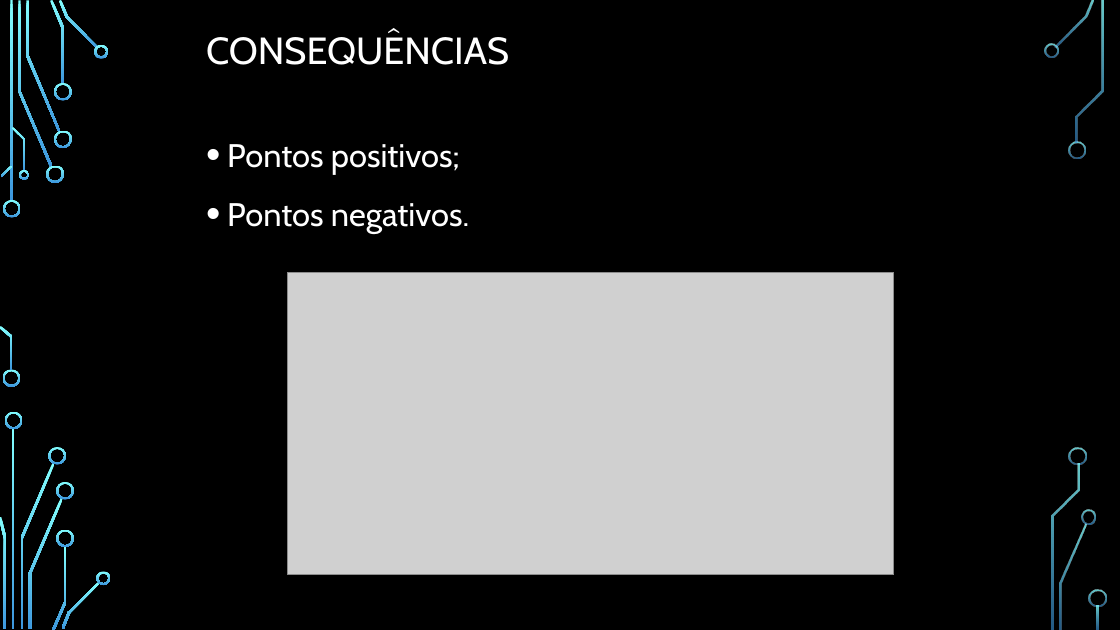
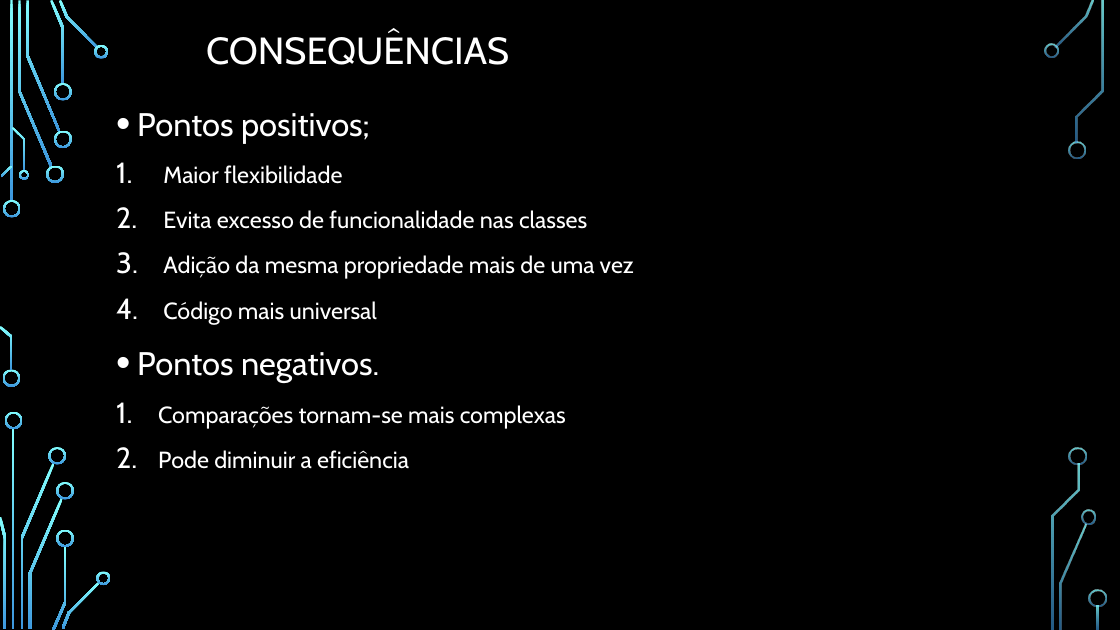
Before and after one commit to Danielccosta63/decorator-p3, a slide deck: slide 14 of Padrão de Projeto.pptx. Drawn at 1120x630 pixels with LibreOffice and Linux fonts; fonts in the diff are those of the drawing; grey boxes stand for pictures; background and template pictures are left out. Boxes give left, top, right and bottom in pixels: in the first picture for what was removed or moved away, otherwise in the second. Text is boxed around its words. In the diff, an @@ line names an element or a change of style, - is before the commit and + after.

```diff
--- a/Padrão de Projeto.pptx
+++ b/Padrão de Projeto.pptx
@@ text "Pontos positivos;": place and size @@
-text "Pontos positivos;" at box(227, 144, 469, 234)
+text "Pontos positivos;" at box(137, 113, 634, 469)
@@ text at box(163, 165, 634, 324): paragraphs added @@
+1. Maior flexibilidade
+2. Evita excesso de funcionalidade nas classes
+3. Adição da mesma propriedade mais de uma vez
+4. Código mais universal
@@ picture removed at box(287, 272, 894, 575) @@
@@ text at box(158, 405, 566, 469): paragraphs added @@
+1. Comparações tornam-se mais complexas
+2. Pode diminuir a eficiência
```
Also in this commit, not shown: 6 other slides changed, 1 other file.
